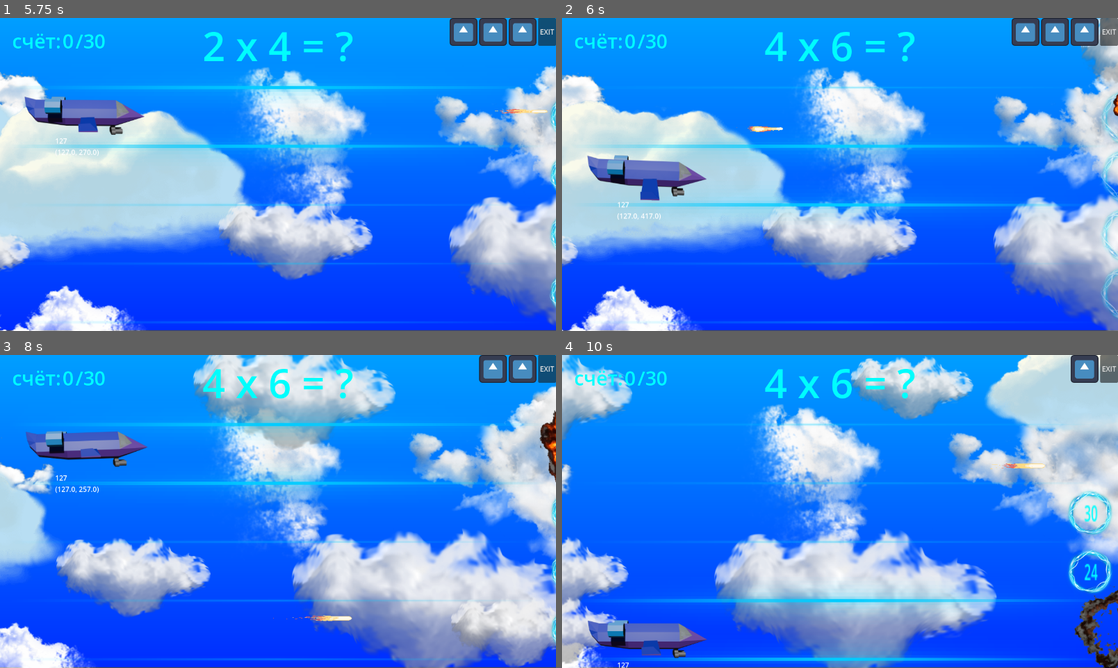
Above: before the commit, frames 1-4 (two rows, left to right).
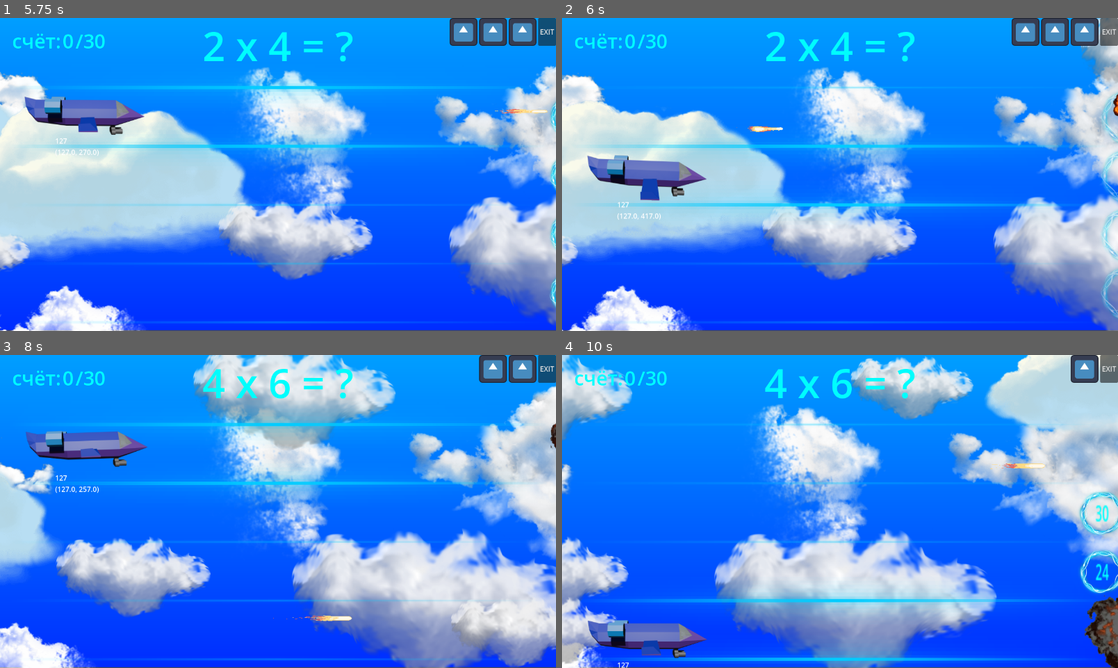
Above: after the commit, the same moments.

Repository: GGamezebo/quizmatik
Game: Godot game, scene res://main.tscn
The game is run twice, just before and just after one commit, with the same random seed, the same clock (stepped at 60 frames per second) and the same inputs. The engine's default icon, where the game draws it, is replaced by a stand-in: a white triangle on a blue panel in a dark square.
Inputs:
- Up to frame 1 (5.75 s): click "Старт" at 0.5 s; tap Enter at 1.25 s; hold Right 1.28-2.03 s; tap Space (shoot) at 1.35, 2.85, 4.35 s; hold Down (ui_down) 2.03-2.78 s; tap Tab at 2.1, 3.6, 5.1 s; hold Right 2.78-3.53 s; hold Up (ui_up) 3.53-4.28 s; hold Left from 4.28 s (still down)
- Up to frame 2 (6 s): release Left at 5.78 s; hold Down (ui_down) from 5.78 s (still down); tap Space (shoot) at 5.85 s
- Up to frame 3 (8 s): release Down (ui_down) at 6.53 s; hold Right 6.53-7.28 s; tap Tab at 6.6 s; hold Up (ui_up) from 7.28 s (still down); tap Space (shoot) at 7.35 s
- Up to frame 4 (10 s): release Up (ui_up) at 8.03 s; hold Right 8.03-8.78 s; tap Tab at 8.1, 9.6 s; hold Down (ui_down) 8.78-9.53 s; tap Space (shoot) at 8.85 s; hold Left from 9.53 s (still down)

Frame 1 is identical in both runs. In frame 2, 0.4% of the frame differs, in the area x 36-53%, y 4-14%; in frame 3, 0.5%; in frame 4, 2.8%, in the area x 91-100%, y 43-100%.

Commit message:
fix finalization answer

Diff:
--- a/src/features/answer/answer.gd
+++ b/src/features/answer/answer.gd
@@ -45,4 +45,6 @@
 
    	# Удаляем объект после завершения анимации
 	tween.chain().tween_callback(queue_free)
+
+func _exit_tree() -> void:
 	ev_killed.emit(self)
